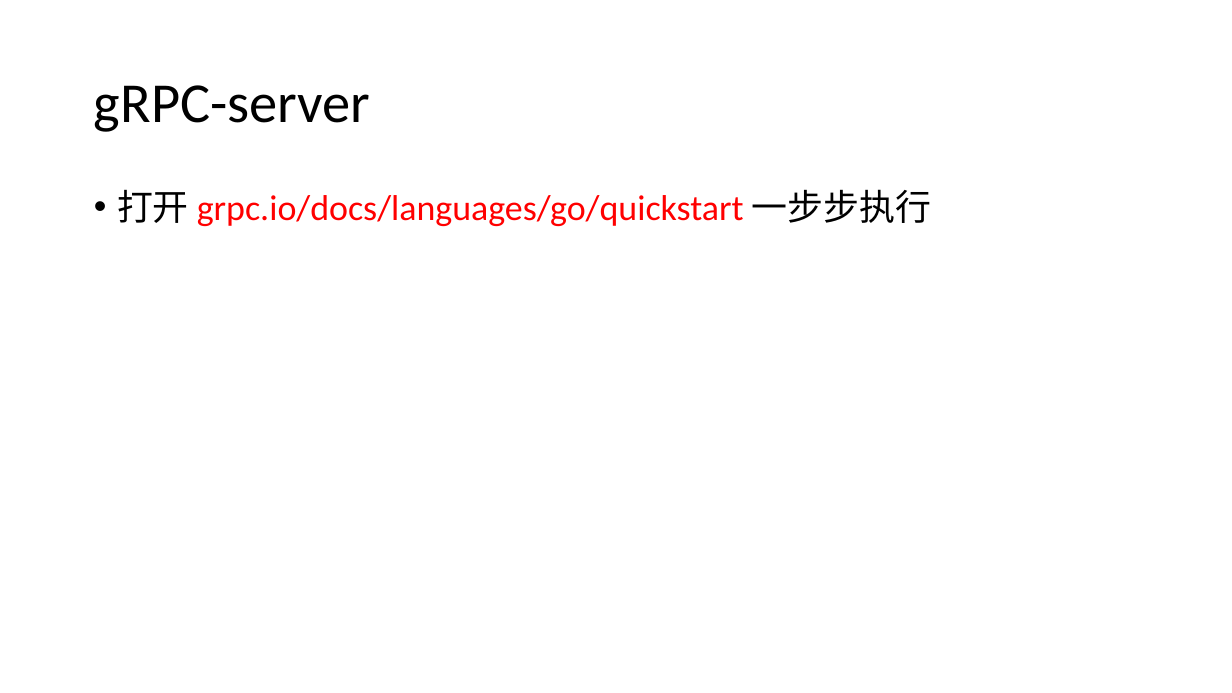
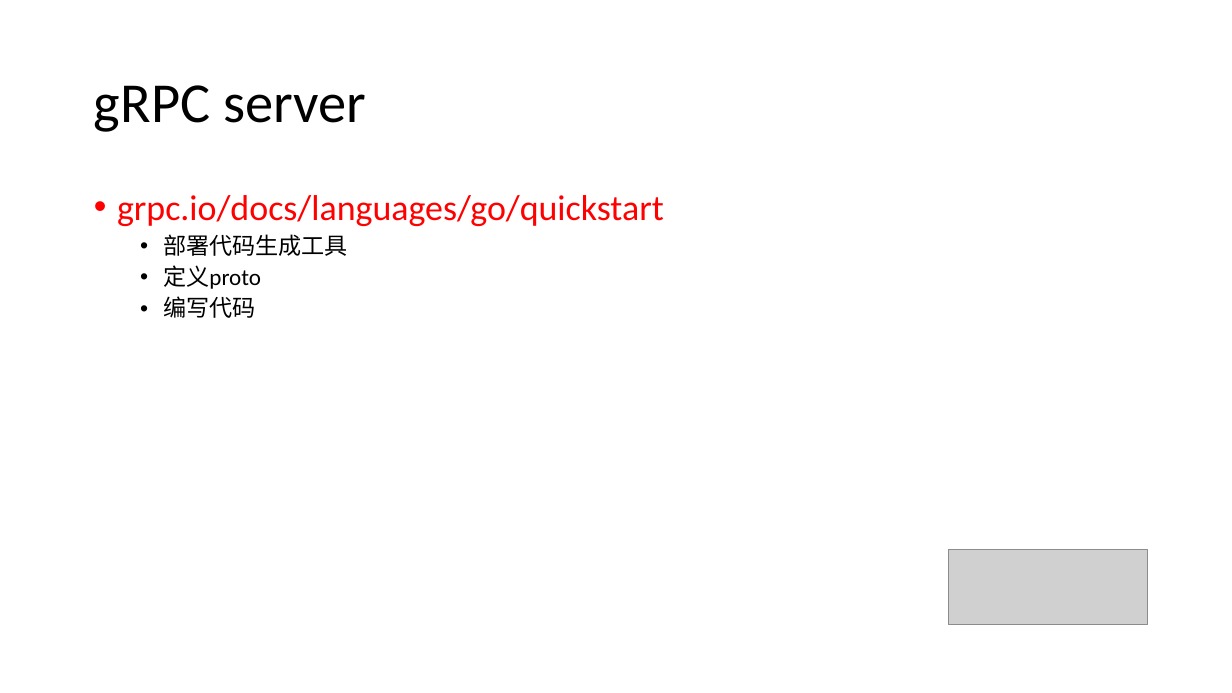
Before and after one commit to llaoj/my-share, a slide deck: slide 7 of grpc/index.pptx (slide 4 before the commit). Drawn at 1232x693 pixels with LibreOffice and Linux fonts; fonts in the diff are those of the drawing; grey boxes stand for pictures. Boxes give left, top, right and bottom in pixels: in the first picture for what was removed or moved away, otherwise in the second. Text is boxed around its words. In the diff, an @@ line names an element or a change of style, - is before the commit and + after.

```diff
--- a/grpc/index.pptx
+++ b/grpc/index.pptx
@@ title at bbox=[94, 85, 366, 132]: text changed @@
-gRPC-server
+gRPC server
@@ text at bbox=[117, 195, 664, 318]: text changed @@
-• 打开 grpc.io/docs/languages/go/quickstart 一步步执行
+• grpc.io/docs/languages/go/quickstart
+  • 部署代码生成工具
+  • 定义proto
+  • 编写代码
@@ picture added at bbox=[948, 549, 1148, 624] @@
```
Also in this commit, not shown: 4 other slides changed, 6 slides added.
